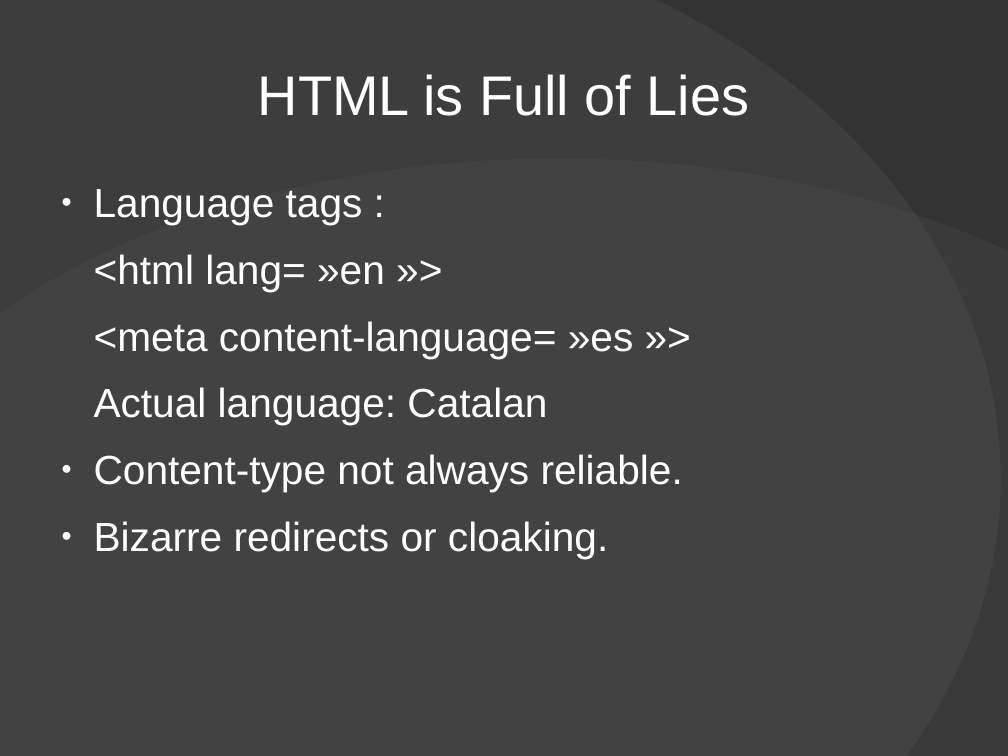
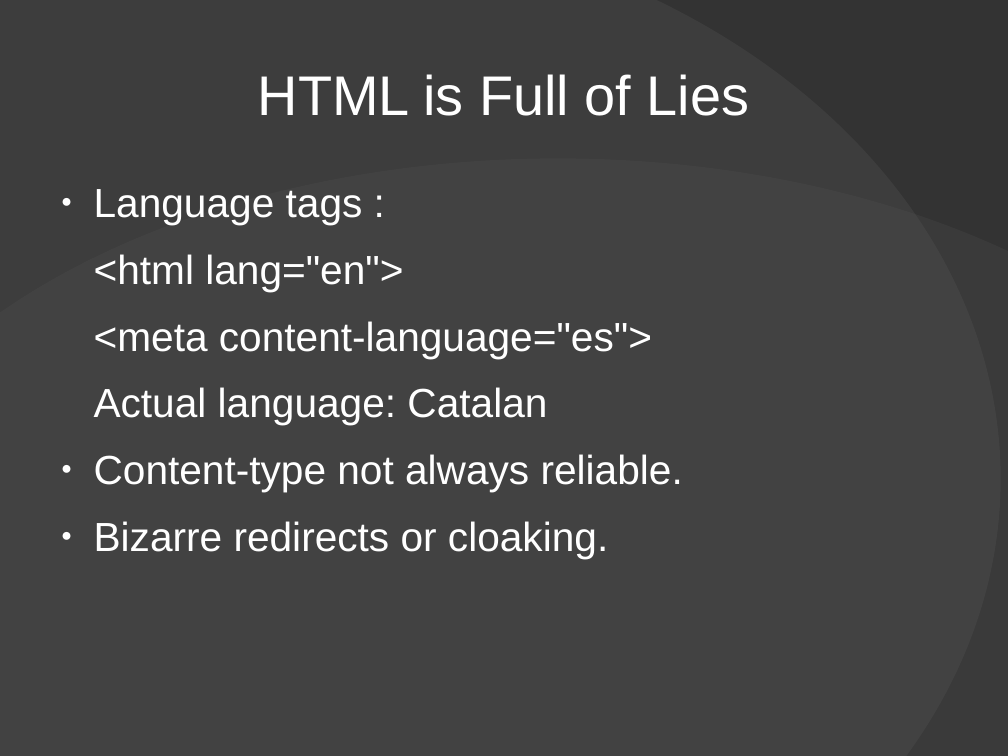
Before and after one commit to Xangis/python-webcrawling, a slide deck: slide 12 of PythonWebCrawlingPresentation.odp (slide 15 before the commit). Drawn at 1008x756 pixels with LibreOffice and Linux fonts; fonts in the diff are those of the drawing; background and template pictures are left out. Boxes give left, top, right and bottom in pixels: in the first picture for what was removed or moved away, otherwise in the second. Text is boxed around its words. In the diff, an @@ line names an element or a change of style, - is before the commit and + after.

```diff
--- a/PythonWebCrawlingPresentation.odp
+++ b/PythonWebCrawlingPresentation.odp
@@ text at bbox=[94, 254, 652, 358]: text changed @@
-<html lang= »en »>
-<meta content-language= »es »>
+<html lang="en">
+<meta content-language="es">
```
Also in this commit, not shown: 16 other slides changed, 1 slide added, 4 slides removed, 1 other file.
